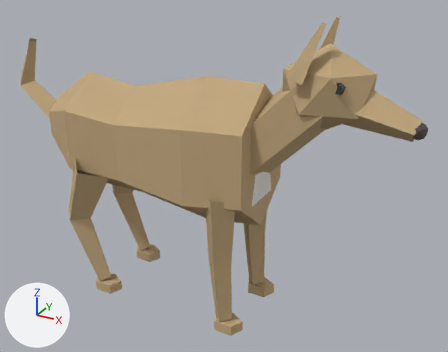
What one commit did to the Blender file assets/blender/perro.blend.
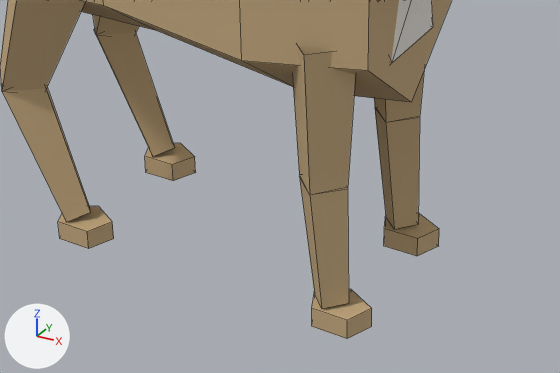
Old and new are each drawn whole from a 50 mm lens placed at (0.786, -1.172, 0.941), pointed at (0.126, 0.027, 0.342) and again close up on the part from 15% to 74% of the width and 50% to 100% of the height. The axes (+X, +Y, +Z) are drawn at lower left. The lights are the same throughout. The last two pictures show the newer version. The close-ups show mesh edges as thin lines.

Before the edit, the objects in view are built like this:
```python
ob_pata_dd = bpy.data.objects.new('Pata_DD', me_mesh_pata_dd)
ob_pata_dd.location = (0.0, 0.0, 0.0)
ob_pata_di = bpy.data.objects.new('Pata_DI', me_mesh_pata_di)
ob_pata_di.location = (0.0, 0.0, 0.0)
ob_pata_td = bpy.data.objects.new('Pata_TD', me_mesh_pata_td)
ob_pata_td.location = (0.0, 0.0, 0.0)
ob_pata_ti = bpy.data.objects.new('Pata_TI', me_mesh_pata_ti)
ob_pata_ti.location = (0.0, 0.0, 0.0)
ob_tronco = bpy.data.objects.new('Tronco', me_mesh_troncoperro)
ob_tronco.location = (0.0, 0.0, 0.0)
```
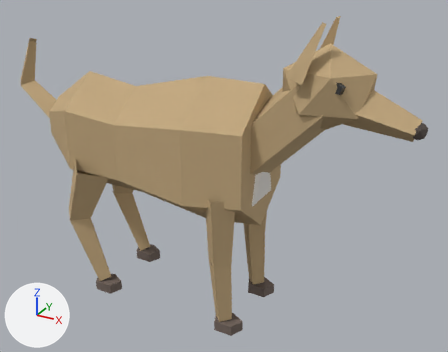
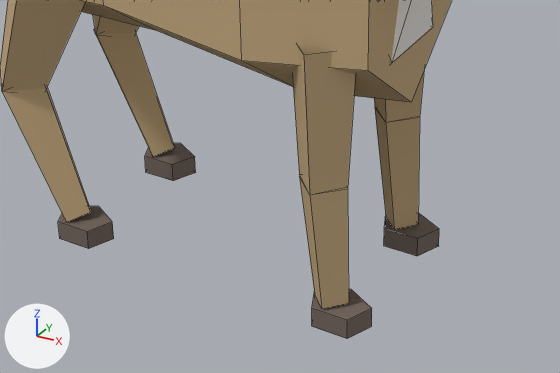
Changed parts and their boxes (x1, y1, x2, y2) in the close-ups (560 x 373 px):
part 1 of me_mesh_pata_di, recoloured (beige to brown)
    both: (384, 213, 439, 256)
part 2 of me_mesh_pata_dd, recoloured (beige to brown)
    both: (312, 289, 372, 339)
part 3 of me_mesh_pata_ti, recoloured (beige to brown)
    both: (145, 143, 196, 181)
part 4 of me_mesh_pata_td, recoloured (beige to brown)
    both: (58, 206, 114, 249)

The change, as a diff of the scene's bpy script:
```diff
--- a/assets/blender/perro.blend.py
+++ b/assets/blender/perro.blend.py
@@ mat_mat_pata_td_casco @@
+mat_mat_pata_td_casco = principled_material('Mat_Pata_TD_Casco')
+mat_mat_pata_td_casco.base_color = (0.18, 0.14, 0.12)  # brown #766961
+mat_mat_pata_td_casco.roughness = 0.85
+mat_mat_pata_td_casco.specular_ior_level = 0.2
@@ mat_mat_pata_ti_casco @@
+mat_mat_pata_ti_casco = principled_material('Mat_Pata_TI_Casco')
+mat_mat_pata_ti_casco.base_color = (0.18, 0.14, 0.12)  # brown #766961
+mat_mat_pata_ti_casco.roughness = 0.85
+mat_mat_pata_ti_casco.specular_ior_level = 0.2
@@ mat_mat_pata_dd_casco @@
+mat_mat_pata_dd_casco = principled_material('Mat_Pata_DD_Casco')
+mat_mat_pata_dd_casco.base_color = (0.18, 0.14, 0.12)  # brown #766961
+mat_mat_pata_dd_casco.roughness = 0.85
+mat_mat_pata_dd_casco.specular_ior_level = 0.2
@@ mat_mat_pata_di_casco @@
+mat_mat_pata_di_casco = principled_material('Mat_Pata_DI_Casco')
+mat_mat_pata_di_casco.base_color = (0.18, 0.14, 0.12)  # brown #766961
+mat_mat_pata_di_casco.roughness = 0.85
+mat_mat_pata_di_casco.specular_ior_level = 0.2
@@ me_mesh_pata_di @@
 me_mesh_pata_di.from_pydata(...)  # 26 vertices, 15 faces; spans x 0.14..0.237, y 0.05..0.13, z 0.002..0.35
 # used by ob_pata_di; location = (0.0, 0.0, 0.0)
+# me_mesh_pata_di part 1: all 7 faces centred in x 0.17..0.23, y 0.067..0.109, z 0.002..0.027 switch from mat_mat_perropelaje (beige #c4aa81) to mat_mat_pata_di_casco (brown #766961)
@@ me_mesh_pata_dd @@
 me_mesh_pata_dd.from_pydata(...)  # 26 vertices, 15 faces; spans x 0.14..0.237, y -0.13..-0.05, z 0.002..0.35
 # used by ob_pata_dd; location = (0.0, 0.0, 0.0)
+# me_mesh_pata_dd part 2: all 7 faces centred in x 0.17..0.23, y -0.113..-0.071, z 0.002..0.027 switch from mat_mat_perropelaje (beige #c4aa81) to mat_mat_pata_dd_casco (brown #766961)
@@ me_mesh_pata_ti @@
 me_mesh_pata_ti.from_pydata(...)  # 26 vertices, 15 faces; spans x -0.272..-0.123, y 0.035..0.145, z 0.002..0.37
 # used by ob_pata_ti; location = (0.0, 0.0, 0.0)
+# me_mesh_pata_ti part 3: all 7 faces centred in x -0.19..-0.13, y 0.067..0.109, z 0.002..0.027 switch from mat_mat_perropelaje (beige #c4aa81) to mat_mat_pata_ti_casco (brown #766961)
@@ me_mesh_pata_td @@
 me_mesh_pata_td.from_pydata(...)  # 26 vertices, 15 faces; spans x -0.272..-0.123, y -0.145..-0.035, z 0.002..0.37
 # used by ob_pata_td; location = (0.0, 0.0, 0.0)
+# me_mesh_pata_td part 4: all 7 faces centred in x -0.19..-0.13, y -0.113..-0.071, z 0.002..0.027 switch from mat_mat_perropelaje (beige #c4aa81) to mat_mat_pata_td_casco (brown #766961)
```
